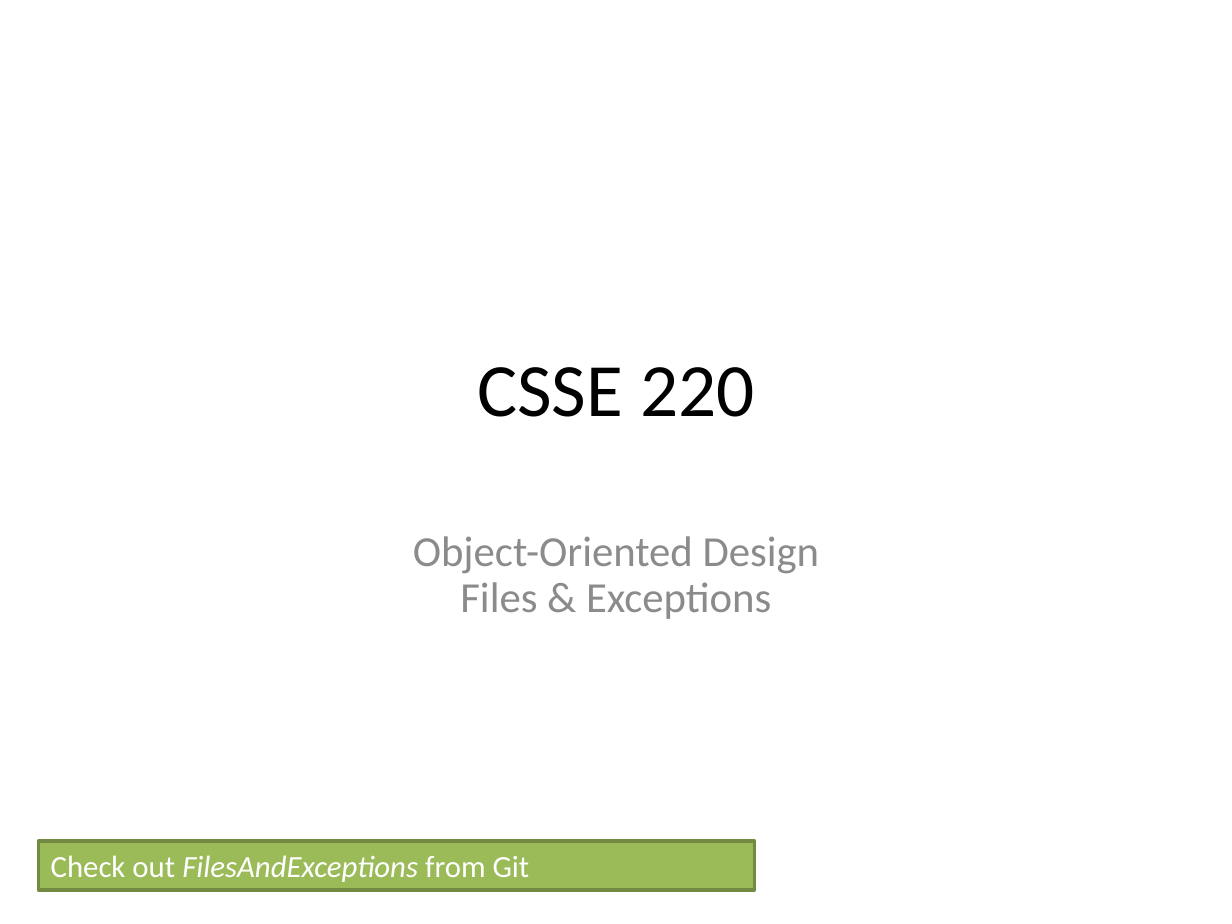
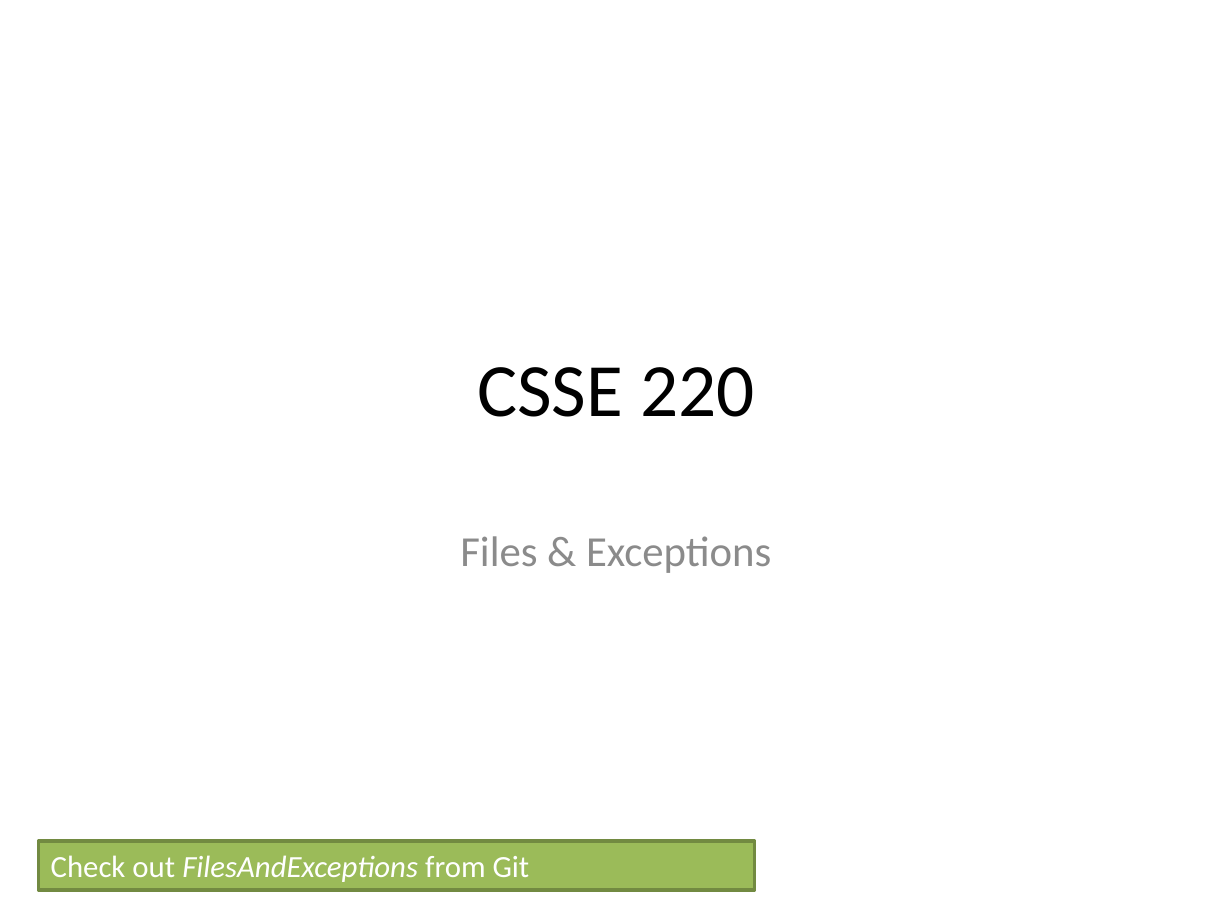
Before and after one commit to RHIT-CSSE/csse220, a slide deck: slide 1 of ClassMaterials/OOAndExceptions/Slides/OODFilesExceptions.pptx. Drawn at 1232x924 pixels with LibreOffice and Linux fonts; fonts in the diff are those of the drawing. Boxes give left, top, right and bottom in pixels: in the first picture for what was removed or moved away, otherwise in the second. Text is boxed around its words. In the diff, an @@ line names an element or a change of style, - is before the commit and + after.

```diff
--- a/ClassMaterials/OOAndExceptions/Slides/OODFilesExceptions.pptx
+++ b/ClassMaterials/OOAndExceptions/Slides/OODFilesExceptions.pptx
@@ text at bbox=[413, 536, 820, 573]: paragraph removed @@
-Object-Oriented Design
```
Also in this commit, not shown: 6 other slides changed, 3 slides added, 1 slide removed, 17 other files.
